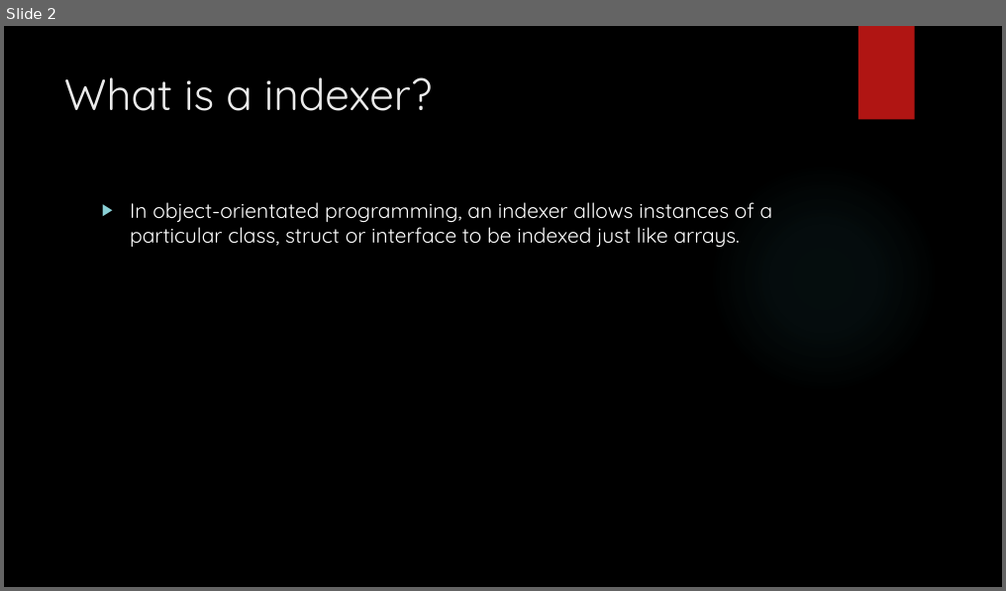
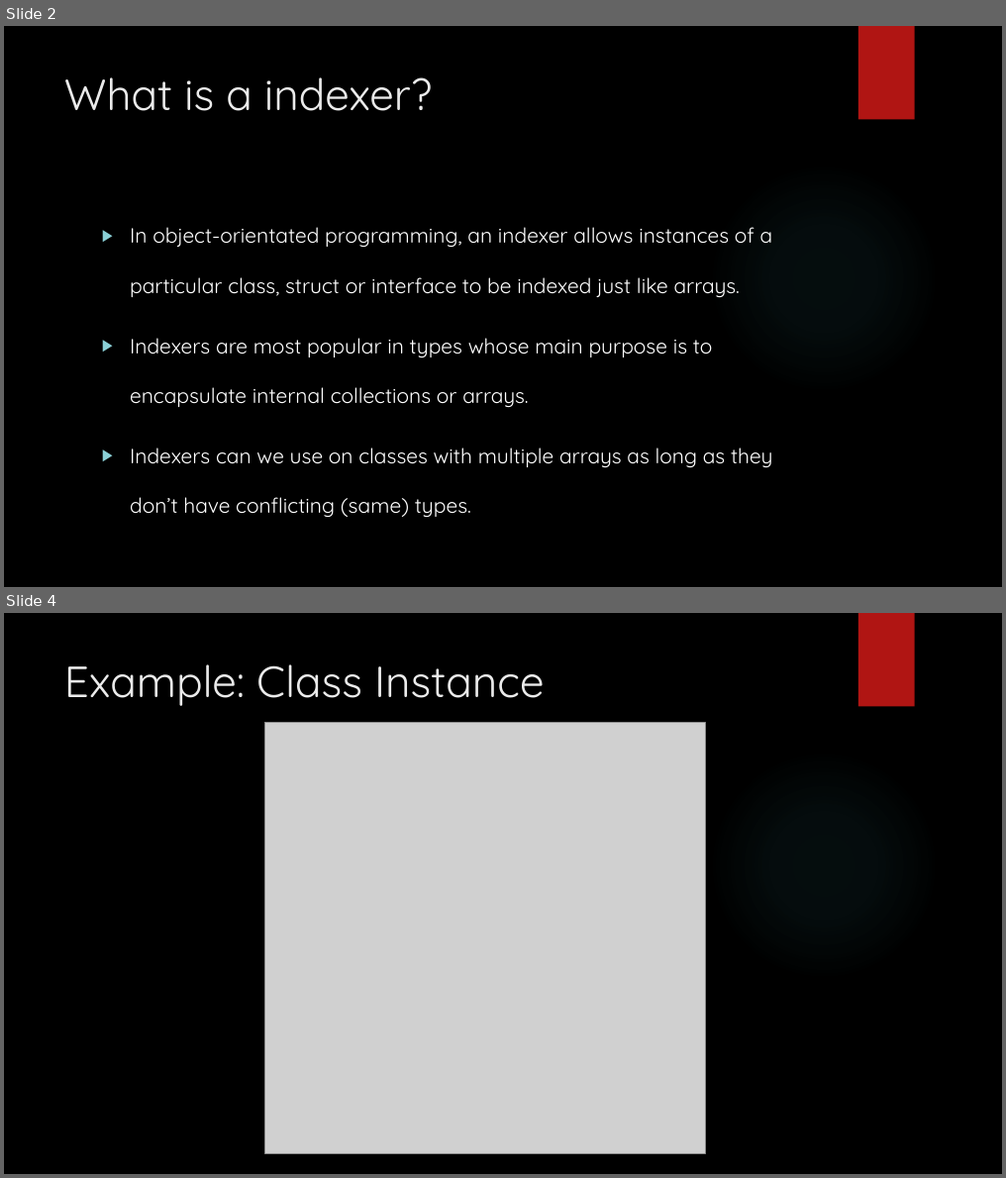
Before and after one commit to J-O-K-E-R/3717, a slide deck: 3951/Indexes.pptx. Shown one above the other, each under a label of ours: slide 2 before the commit, slides 2 and 4 after it; the slides between them are not shown. The pictures are 1006x591 and 1006x1178 pixels, drawn with LibreOffice and Linux fonts; fonts in the diff are those of the drawing; grey boxes stand for pictures; background and template pictures are left out. Boxes give left, top, right and bottom in pixels: in the first picture for what was removed or moved away, otherwise in the second. Text is boxed around its words. In the diff, an @@ line names an element or a change of style, - is before the commit and + after.

```diff
--- a/3951/Indexes.pptx
+++ b/3951/Indexes.pptx
@@ slide 4 added at (x1=4, y1=613, x2=1002, y2=1174), background picture (left out); not listed: 2 template elements that a slide beside it also shows @@
@@ title added at (x1=64, y1=664, x2=544, y2=706), 42 pt, text #EBEBEB @@
+Example: Class Instance
@@ picture added at (x1=265, y1=722, x2=706, y2=1155) @@
@@ slide 2 changed as well @@
@@ text at (x1=130, y1=227, x2=773, y2=298): line spacing 1 to 2 @@
@@ text at (x1=130, y1=338, x2=773, y2=518): paragraphs added @@
+▶ Indexers are most popular in types whose main purpose is to encapsulate internal collections or arrays.
+▶ Indexers can we use on classes with multiple arrays as long as they don’t have conflicting (same) types.
```
Also in this commit, not shown: 1 other slide changed, 4 other slides added.
